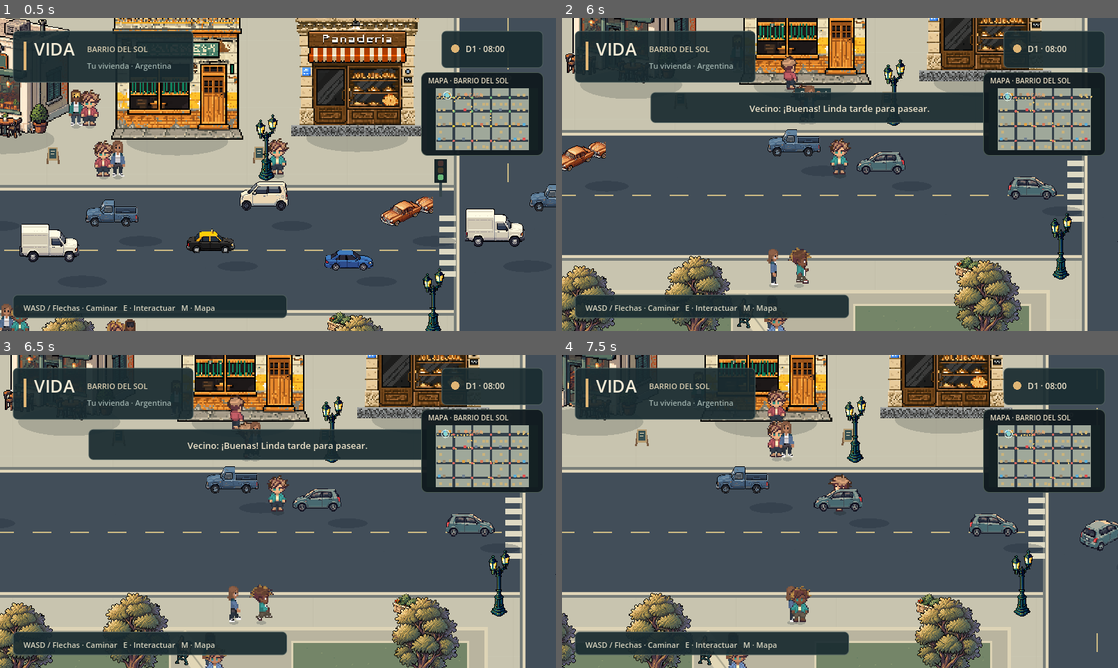
Above: before the commit, frames 1-4 (two rows, left to right).
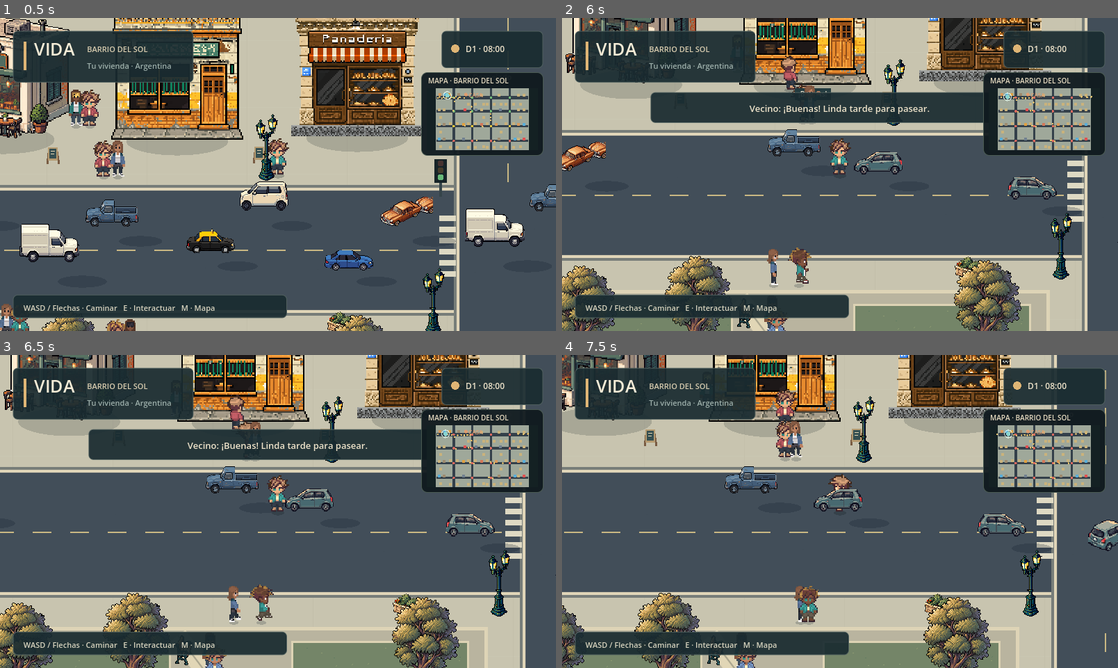
Above: after the commit, the same moments.

Repository: AgustinWojtyszyn/Life--simulador-de-vida
Game: Godot game, scene res://scenes/playground.tscn
Same seed, same stepped clock (60 frames per second), same inputs: the game is played once before the commit and once after it. This scene is started directly instead of the project's main scene.
Inputs (mouse positions are in pixels of both pictures, inside the frame that each line leads up to):
- Up to frame 1 (0.5 s): no input
- Up to frame 2 (6 s): drag from (1045, 115) to (895, 105) at 0.52 s; drag from (1006, 221) to (812, 237) at 1.27 s; move the mouse to (673, 127) at 2.02 s; hold A (move_left) 2.03-2.75 s; tap E (interact) at 2.1, 3.6, 5.1 s; drag from (867, 174) to (673, 127) at 2.77 s; move the mouse to (756, 96) at 3.52 s; hold S (move_down) 3.53-4.25 s; drag from (962, 158) to (756, 96) at 4.27 s; move the mouse to (728, 190) at 5.02 s; hold W (move_up) 5.03-5.75 s; click (728, 190) at 5.17 s; drag from (895, 105) to (728, 190) at 5.77 s
- Up to frame 3 (6.5 s): no input
- Up to frame 4 (7.5 s): move the mouse to (812, 574) at 6.52 s; hold D (move_right) 6.53-7.25 s; tap E (interact) at 6.6 s; drag from (1006, 558) to (812, 574) at 7.27 s

Frame 1 is identical in both runs. In frame 2, 0.3% of the frame differs, in the area x 52-100%, y 33-72%; in frame 3, 0.4%; in frame 4, 16%, in the area x 0-100%, y 0-100%.

Commit message:
fix: settle traffic queues at zero clearance

Diff:
--- a/scripts/city_vehicle.gd
+++ b/scripts/city_vehicle.gd
@@ -140,8 +140,6 @@
 		if ahead > 0 and absf(relative.cross(forward)) < 27.0:
 			# Increased minimum gap for better separation and progressive braking
 			var speed_factor: float = 1.0 + (current_speed / maxf(cruise_speed, 1.0)) * 0.5
-			if other.current_speed < 1.0:
-				speed_factor += 0.18
 			var min_gap: float = (half_width + other.half_width + 30.0) * speed_factor
 			gap = minf(gap, ahead - min_gap)
 	var pedestrians: Array[Node] = get_tree().get_nodes_in_group("city_residents")
@@ -210,6 +208,8 @@
 	var speed_ratio := current_speed / maxf(cruise_speed, 1.0)
 	var effective_braking := braking * (0.7 + 0.6 * speed_ratio)
 	var safe_speed := minf(desired, sqrt(2.0 * effective_braking * gap))
+	if gap < 1.0:
+		safe_speed = 0.0
 	# Additional smoothing for very close distances
 	if gap < 30.0:
 		safe_speed = minf(safe_speed, gap * 2.0)
